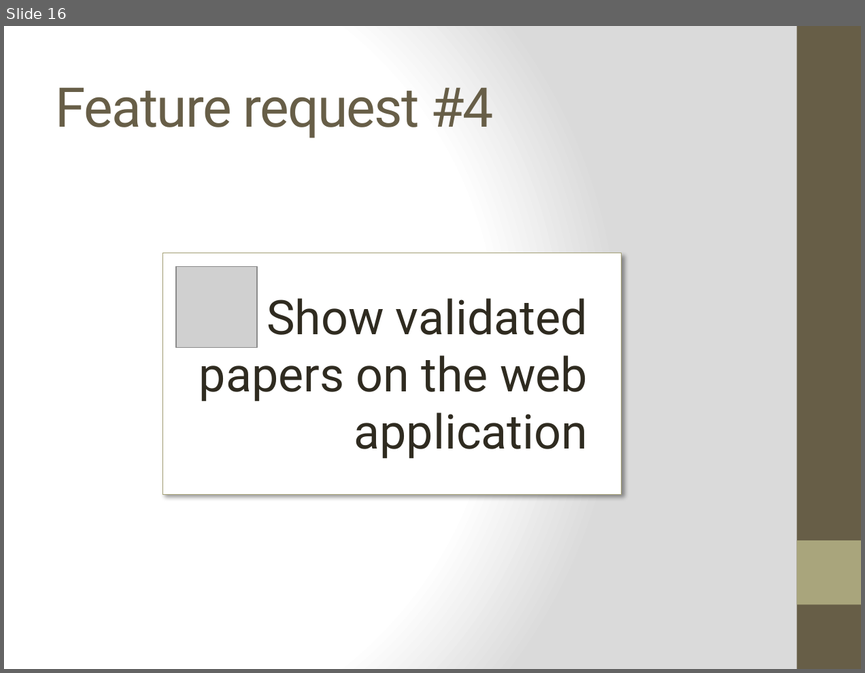
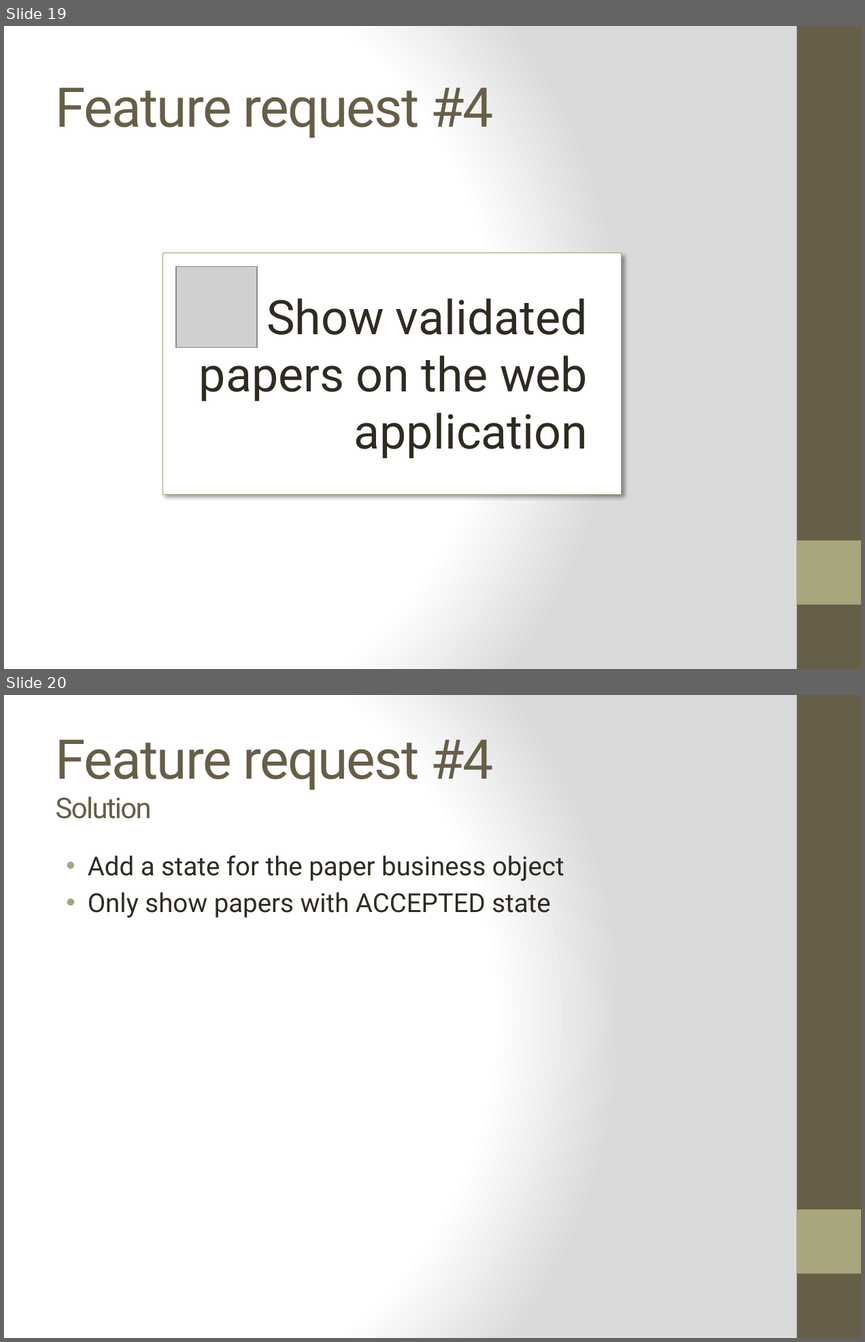
Before and after one commit to bouquetf/call-for-paper, a slide deck: slides/slides.pptx. Shown one above the other, each under a label of ours: slide 16 before the commit, slides 19 and 20 after it. The pictures are 865x673 and 865x1342 pixels, drawn with LibreOffice and Linux fonts; fonts in the diff are those of the drawing; grey boxes stand for pictures. Boxes give left, top, right and bottom in pixels: in the first picture for what was removed or moved away, otherwise in the second. Text is boxed around its words. In the diff, an @@ line names an element or a change of style, - is before the commit and + after.

```diff
--- a/slides/slides.pptx
+++ b/slides/slides.pptx
@@ slide 20 added at (x1=4, y1=695, x2=861, y2=1338), background gradient #FFFFFF to #DADADA; not listed: 2 template elements that a slide beside it also shows @@
@@ title added at (x1=56, y1=739, x2=494, y2=819), 46 pt, text #675E47 @@
+Feature request #4
+Solution
@@ text added at (x1=88, y1=855, x2=564, y2=918), 22 pt, text #2F2B20 @@
+• Add a state for the paper business object
+• Only show papers with ACCEPTED state
@@ what was slide 16 is now slide 19 @@
```
Also in this commit, not shown: 3 slides changed, 6 other slides added, 1 slide removed.
